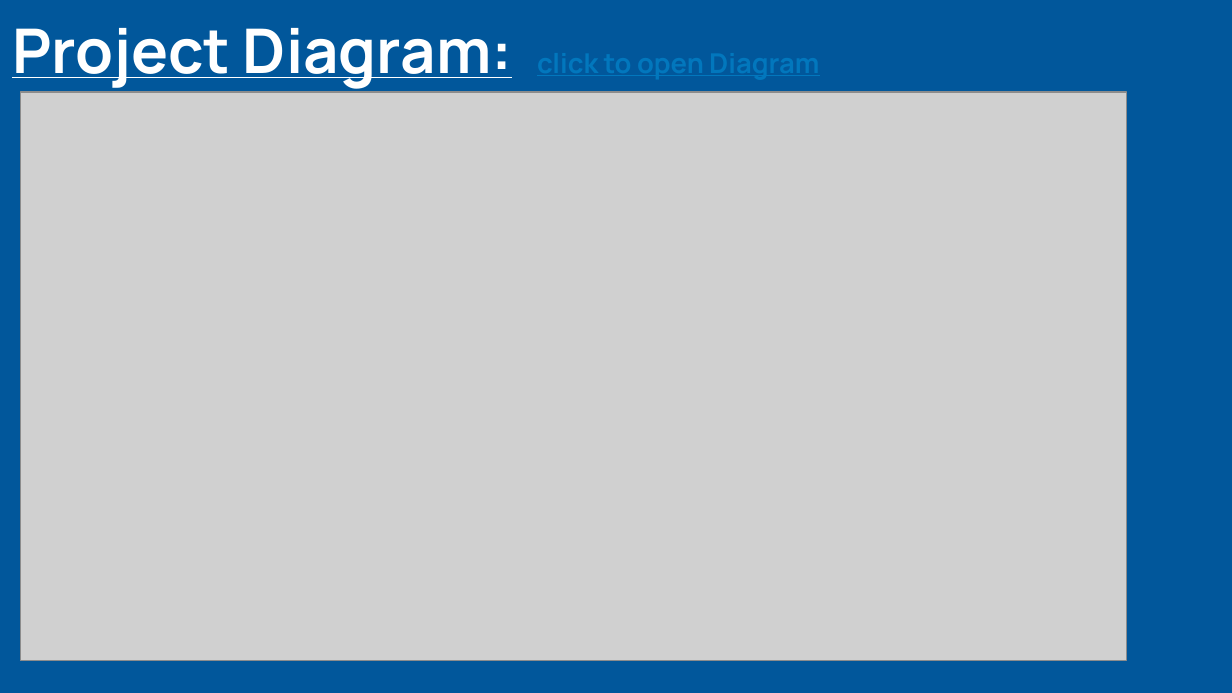
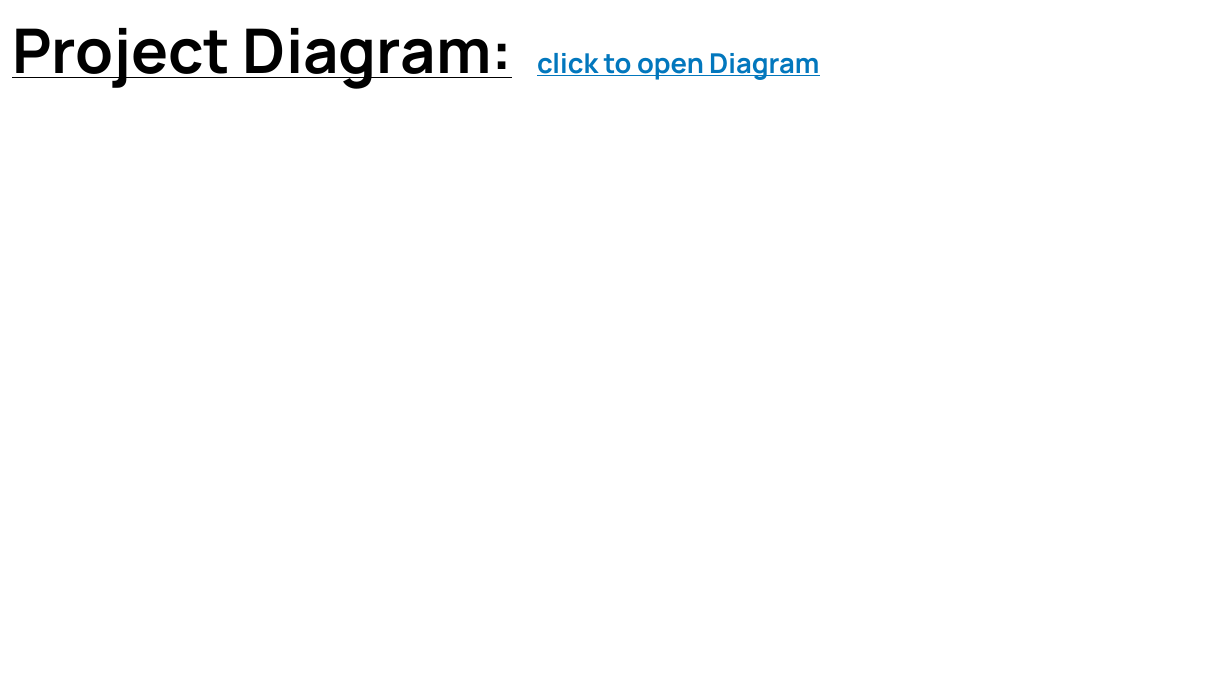
Before and after one commit to AlexeyMihaylovDev/atech-devops-nov-2023, a slide deck: slide 3 of final_project/project-presentation/final project presentation.pptx. Drawn at 1232x693 pixels with LibreOffice and Linux fonts; fonts in the diff are those of the drawing; grey boxes stand for pictures; background and template pictures are left out. Boxes give left, top, right and bottom in pixels: in the first picture for what was removed or moved away, otherwise in the second. Text is boxed around its words. In the diff, an @@ line names an element or a change of style, - is before the commit and + after.

```diff
--- a/final_project/project-presentation/final project presentation.pptx
+++ b/final_project/project-presentation/final project presentation.pptx
@@ background #01579B to picture (left out) @@
@@ title "Project Diagram: click to open ..." at box(12, 28, 819, 89): text colour #FFFFFF to #000000 in "Project Diagram:" @@
@@ picture removed at box(20, 92, 1126, 662) @@
```
Also in this commit, not shown: 10 other slides changed, 1 other file.
